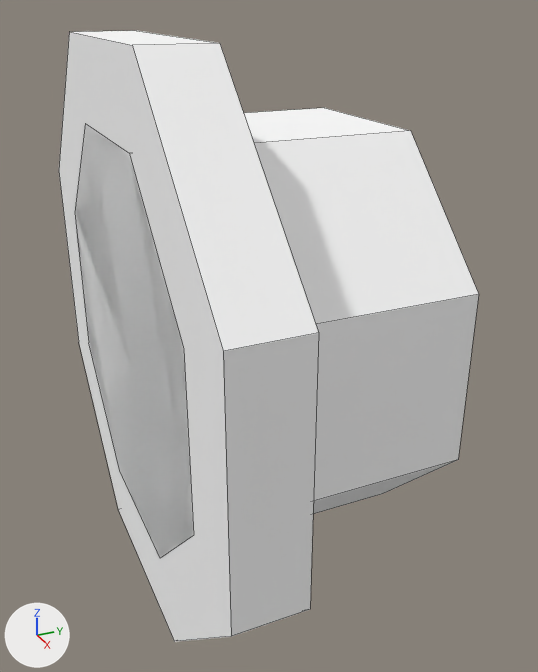
Before and after pictures for a commit that changed the OBJ model Assets/Art/Models/Buildings/generated/port_fluid.obj.
The view is the same before and after, from a 50 mm lens placed at (0.306, -0.065, 0.424), pointed at (0.007, 0.069, 0.274). The axes (+X, +Y, +Z) are drawn at lower left. The lights are the same throughout. The picture after the commit comes second. Mesh edges are drawn as thin lines. Where no turn or scale is listed for an object, it has been applied to the vertices. Vertices at exactly the same position are counted once.

In view in the first picture: 'Port'.
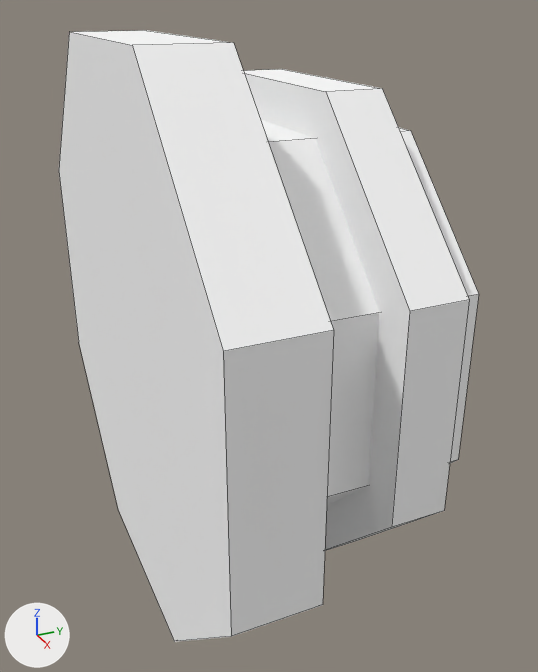
Changed parts and their boxes (x1, y1, x2, y2) in the pictures (538 x 672 px; the box of a moved part takes in the faces that stretch with it):
'Port', reshaped
    before: (59, 31, 479, 642)
    after: (59, 30, 479, 642)
part 1 of me_port, added
    after: (244, 69, 469, 551)
part 2 of me_port, moved or reshaped
    before: (75, 31, 475, 613)
    after: (101, 30, 475, 613)

Diff of the bpy script that builds the scene:
```diff
--- a/Assets/Art/Models/Buildings/generated/port_fluid.obj.py
+++ b/Assets/Art/Models/Buildings/generated/port_fluid.obj.py
@@ me_port @@
 # used by ob_port; location = (0.0, 0.0, 0.0)
 # verts and faces of me_port; kept vertices keep their numbers, new ones are numbered from 32
 # before: 2 (-0.038, 0.0, 0.372) at pixel (85, 123), 3 (-0.092, 0.0, 0.318) at pixel (74, 212), 5 (0.038, 0.0, 0.372) at pixel (129, 153), 7 (0.092, 0.0, 0.318) at pixel (183, 348), 9 (0.092, 0.0, 0.242) at pixel (193, 535)
 # before: 11 (0.038, 0.0, 0.188) at pixel (160, 558), 13 (-0.038, 0.0, 0.188) at pixel (119, 470), 15 (-0.092, 0.0, 0.242) at pixel (88, 342), 16 (-0.129, 0.03, 0.334), 17 (-0.054, 0.03, 0.409) at pixel (136, 30)
 # before: 20 (0.054, 0.03, 0.409) at pixel (219, 43), 22 (0.129, 0.03, 0.334) at pixel (318, 332), 24 (0.129, 0.03, 0.226) at pixel (310, 609), 26 (0.054, 0.03, 0.151), 28 (-0.054, 0.03, 0.151)
 # before: 30 (-0.129, 0.03, 0.226)
-me_port.from_pydata(...)  # 32 vertices, 20 faces; spans x -0.129..0.129, y 0.0..0.12, z 0.151..0.409
+me_port.from_pydata(...)  # 48 vertices, 30 faces; spans x -0.129..0.129, y 0.0..0.12, z 0.151..0.409
+# me_port part 1: a new loose piece, an 8-sided cylinder along y spanning x -0.111..0.111, y 0.075..0.1, z 0.169..0.391, in mat_wi_palette (white #ffffff)
+# me_port part 2
+for i in [2, 3, 5, 7, 9, 11, 13, 15]: verts[i] += (0.0, 0.01, 0.0)
+for i in [16, 17, 20, 22, 24, 26, 28, 30]: verts[i] += (0.0, 0.005, 0.0)
 me_port.materials.append(mat_wi_palette)
```
